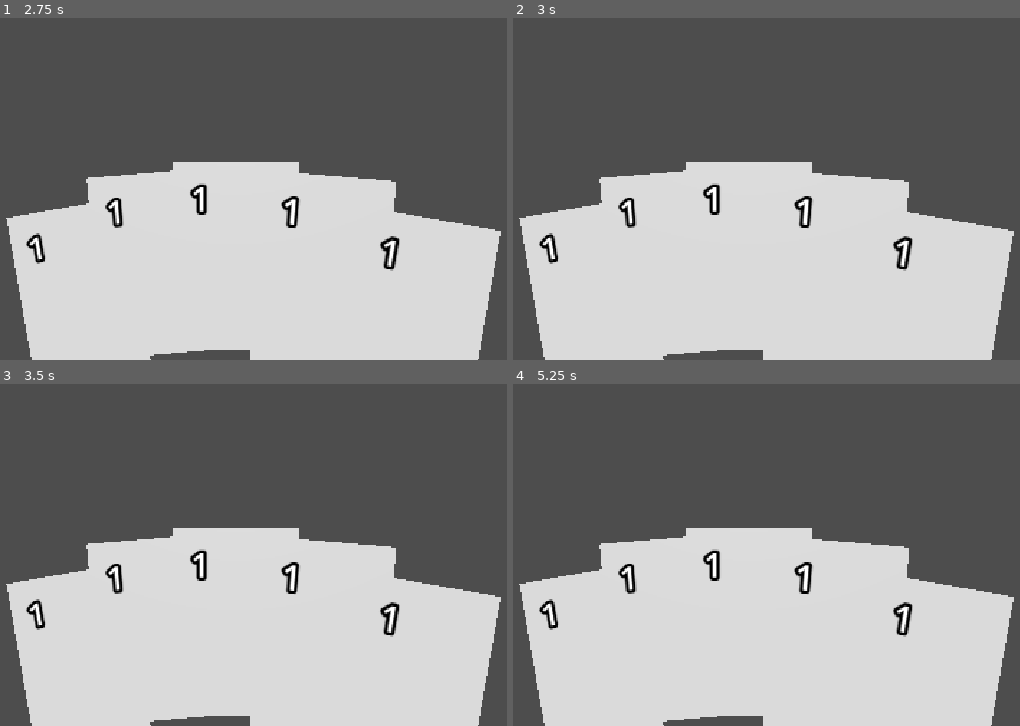
Above: before the commit, frames 1-4 (two rows, left to right).
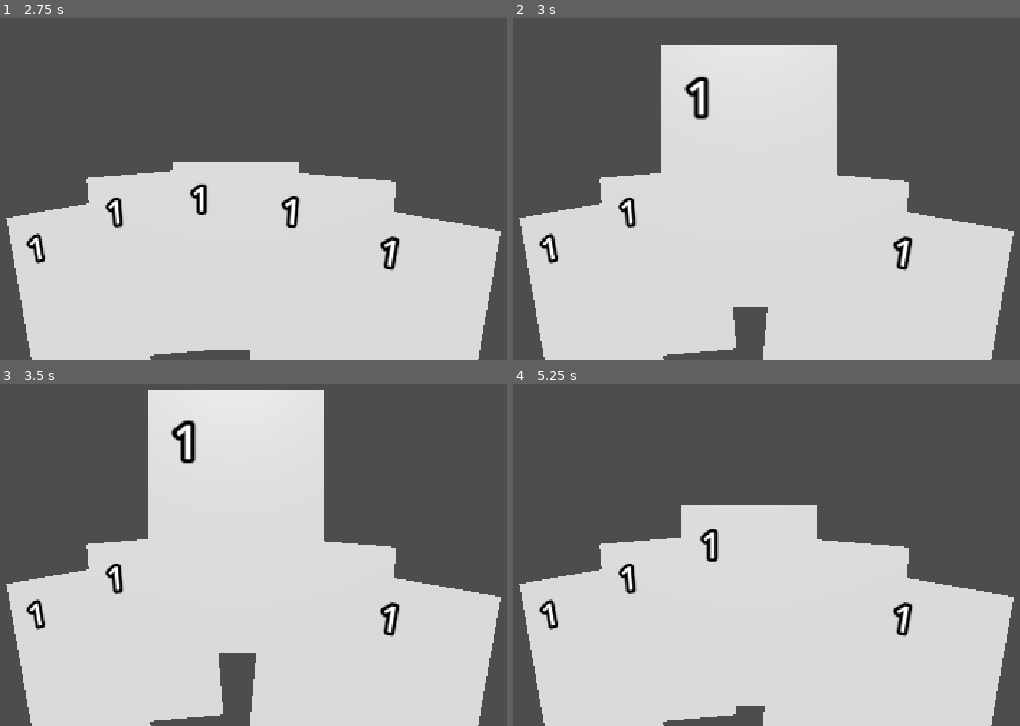
Above: after the commit, the same moments.

Repository: avictasacrifice/Cruopoeia
Game: Godot game, scene res://_Game/Scene/main_prototype.tscn
Same seed, same stepped clock (60 frames per second), same inputs: the game is played once before the commit and once after it.
Inputs (mouse positions are in pixels of both pictures, inside the frame that each line leads up to):
- Up to frame 1 (2.75 s): tap Enter at 0.5, 2 s; move the mouse to (410, 113) at 0.52 s; click (410, 113) at 0.67 s; tap Space at 1.25 s; move the mouse to (76, 158) at 1.27 s; click (76, 158) at 1.42 s; move the mouse to (314, 35) at 2.02 s; click (314, 35) at 2.17 s
- Up to frame 2 (3 s): tap Space at 2.75 s; move the mouse to (710, 226) at 2.77 s; click (710, 226) at 2.92 s
- Up to frame 3 (3.5 s): no input
- Up to frame 4 (5.25 s): tap Enter at 3.5 s; move the mouse to (989, 568) at 3.52 s; click (989, 568) at 3.67 s; tap Space at 4.25 s; move the mouse to (outside the picture) at 4.27 s; click (outside the picture) at 4.42 s; move the mouse to (786, 500) at 5.02 s; click (786, 500) at 5.17 s

Frame 1 is identical in both runs. In frame 2, 13% of the frame differs, in the area x 29-64%, y 7-98%; in frame 3, 16%, in the area x 29-64%, y 1-98%; in frame 4, 2.6%.

Commit message:
add animation + choosing cards

Diff:
--- a/_Game/Scene/Card_Demo.tscn
+++ b/_Game/Scene/Card_Demo.tscn
@@ -21,12 +21,13 @@
 [node name="CostLabel" type="Label3D" parent="Visual" unique_id=2129770444]
 transform = Transform3D(1, 0, 0, 0, 1, 0, 0, 0, 1, -0.17025268, 0.2742762, 0.004888177)
 
-[node name="CardArea" type="Area3D" parent="." unique_id=1440725726]
+[node name="card0" parent="Visual" unique_id=1155947487 instance=ExtResource("2_cswi0")]
+transform = Transform3D(5.732057e-16, 1.3113418e-08, 0.3, 0.3, -1.3113418e-08, 7.852818e-23, 1.3113418e-08, 0.3, -1.3113418e-08, 0, 0, 0)
+
+[node name="CardArea" type="Area3D" parent="Visual" unique_id=1440725726 node_paths=PackedStringArray("visual")]
 transform = Transform3D(1.9106853e-15, 4.3711385e-08, 0.99999994, 0.99999994, -4.3711385e-08, 1.3234889e-22, 4.3711385e-08, 0.99999994, -4.3711385e-08, 0, 0, 0)
 script = ExtResource("2_i2idx")
+visual = NodePath("..")
 
-[node name="CollisionShape3D" type="CollisionShape3D" parent="CardArea" unique_id=343070136]
+[node name="CollisionShape3D" type="CollisionShape3D" parent="Visual/CardArea" unique_id=343070136]
 shape = SubResource("BoxShape3D_1jhmp")
-
-[node name="card0" parent="CardArea" unique_id=1155947487 instance=ExtResource("2_cswi0")]
-transform = Transform3D(0.30000004, -8.881784e-16, 0, 8.881784e-16, 0.30000004, -8.881784e-16, 0, 8.881784e-16, 0.30000004, 0, 0, 0)
--- a/_Game/Scripts/card_area.gd
+++ b/_Game/Scripts/card_area.gd
@@ -1,7 +1,39 @@
 extends Area3D
 
-func _mouse_hovered():
-	print("але чичня на связи ОРУ ЯН Е ПОНИМАЮ ВЯЧЗВАПЗЖЛЦУКВПЭЛДЖЩМЦ")
+@export var visual: Node3D
 
-func _mouse_dont_hovered():
-	print("привет хуймо")
+const BASE_SCALE := Vector3(1.0, 1.0, 1.0)
+const HOVER_OFFSET := Vector3(0.0, 0.1, 0.3)
+const HOVER_SCALE := Vector3(1.05, 1.05, 1.05)
+const CHOOSE_OFFSET := Vector3(0.0, 0.5, 0.3)
+const CHOOSE_SCALE := Vector3(1.1, 1.1, 1.1)
+
+var is_choose: bool = false
+
+var _tween: Tween
+
+
+func _mouse_hovered() -> void:
+	if !is_choose:
+		_lift(HOVER_OFFSET, HOVER_SCALE)
+
+
+func _mouse_dont_hovered() -> void:
+	if !is_choose:
+		_lift(Vector3.ZERO, BASE_SCALE)
+
+func _mouse_clicked():
+	if !is_choose:
+		_lift(CHOOSE_OFFSET, CHOOSE_SCALE)
+		is_choose = true
+	else:
+		is_choose = false
+		_lift(Vector3.ZERO, BASE_SCALE)
+
+
+func _lift(pos: Vector3, scale: Vector3) -> void:
+	if _tween:
+		_tween.kill()
+	_tween = create_tween().set_trans(Tween.TRANS_QUAD).set_ease(Tween.EASE_OUT)
+	_tween.tween_property(visual, "position", pos, 0.12)
+	_tween.parallel().tween_property(visual, "scale", scale, 0.12)
--- a/_Game/Scripts/mouse_manager.gd
+++ b/_Game/Scripts/mouse_manager.gd
@@ -47,4 +47,4 @@
 	return null
 
 func _on_area_clicked(area: Area3D) -> void:
-	print("Клик по Area3D: ", area.name)
+	area._mouse_clicked()
